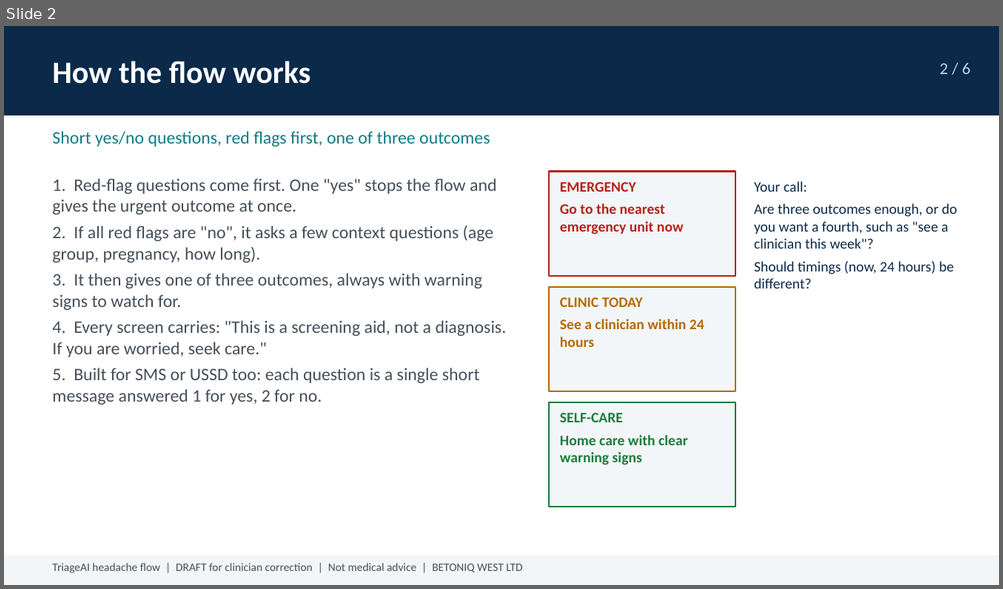
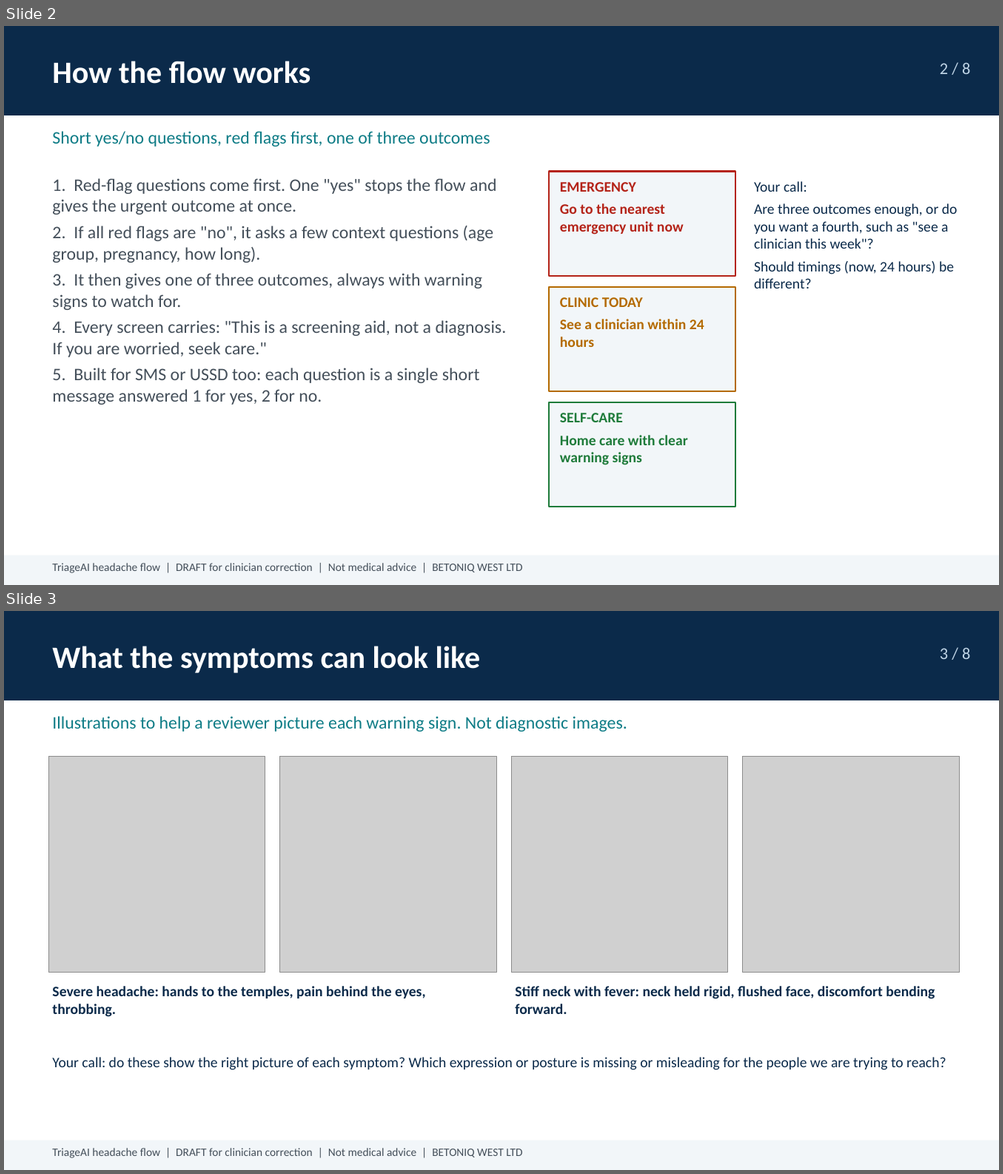
Before and after one commit to TOMDEGGS/BETONIQ-WEST-, a slide deck: triageai-review/TriageAI_Headache_Flow_DRAFT.pptx. Shown one above the other, each under a label of ours: slide 2 before the commit, slides 2 and 3 after it. The pictures are 1003x589 and 1003x1174 pixels, drawn with LibreOffice and Linux fonts; fonts in the diff are those of the drawing; grey boxes stand for pictures. Boxes give left, top, right and bottom in pixels: in the first picture for what was removed or moved away, otherwise in the second. Text is boxed around its words. In the diff, an @@ line names an element or a change of style, - is before the commit and + after.

Commit message:
TriageAI review decks: generic wording for any reviewer, 3D symptom illustrations, country and language page

```diff
--- a/triageai-review/TriageAI_Headache_Flow_DRAFT.pptx
+++ b/triageai-review/TriageAI_Headache_Flow_DRAFT.pptx
@@ slide 3 added at box(4, 611, 999, 1170), background #FFFFFF @@
@@ rectangle added at box(4, 611, 999, 701), fill #0B2A4A @@
@@ text added at box(52, 646, 481, 673), 30 pt, text #FFFFFF, bold @@
+What the symptoms can look like
@@ text added at box(939, 647, 970, 659), 16 pt, text #BFD4E6 @@
+3 / 8
@@ text added at box(52, 716, 627, 732), 17 pt, text #0E7C86 @@
+Illustrations to help a reviewer picture each warning sign. Not diagnostic images.
@@ picture added at box(48, 757, 265, 973) @@
@@ picture added at box(280, 757, 496, 973) @@
@@ picture added at box(512, 757, 728, 973) @@
@@ picture added at box(743, 757, 959, 973) @@
@@ text added at box(52, 986, 426, 1017), 14 pt, text #0B2A4A, bold @@
+Severe headache: hands to the temples, pain behind the eyes, throbbing.
@@ text added at box(515, 986, 934, 1014), 14 pt, text #0B2A4A, bold @@
+Stiff neck with fever: neck held rigid, flushed face, discomfort bending forward.
@@ text added at box(52, 1057, 945, 1071), 14 pt, text #0B2A4A @@
+Your call: do these show the right picture of each symptom? Which expression or posture is missing or misleading for the people we are trying to reach?
@@ rectangle added at box(4, 1141, 999, 1170), fill #F2F6F9 @@
@@ text added at box(52, 1148, 522, 1159), 11 pt, text #444F5A @@
+TriageAI headache flow | DRAFT for clinician correction | Not medical advice | BETONIQ WEST LTD
@@ slide 2 changed as well @@
@@ text at box(939, 62, 970, 74): text changed @@
-2 / 6
+2 / 8
```
Also in this commit, not shown: 5 other slides changed, 1 other slide added, 3 other files.
